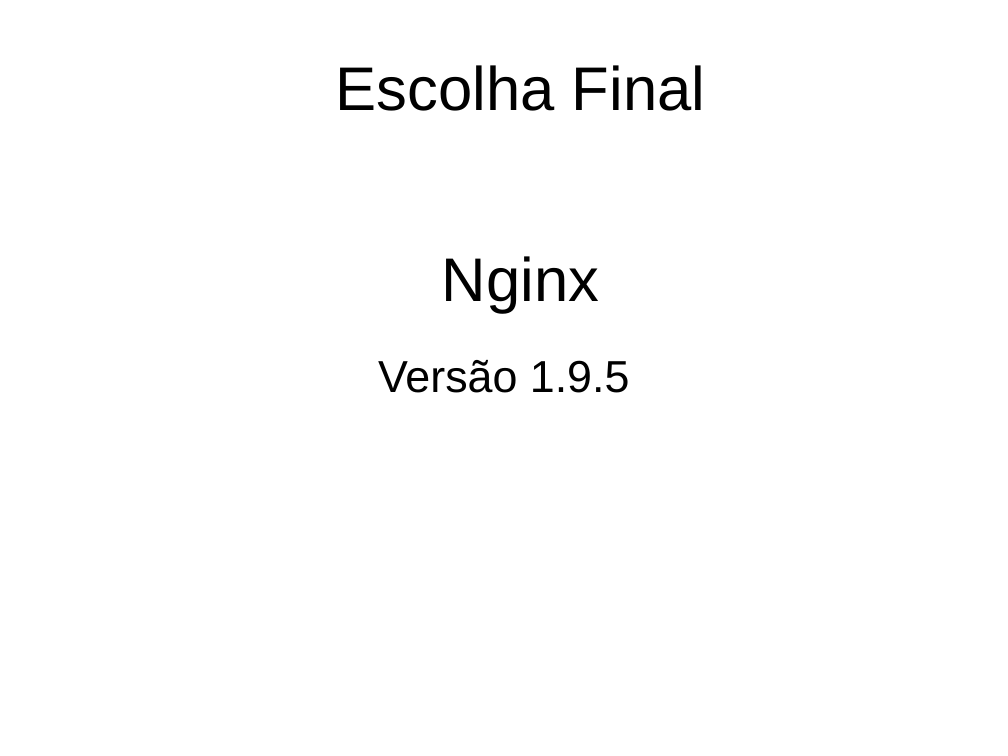
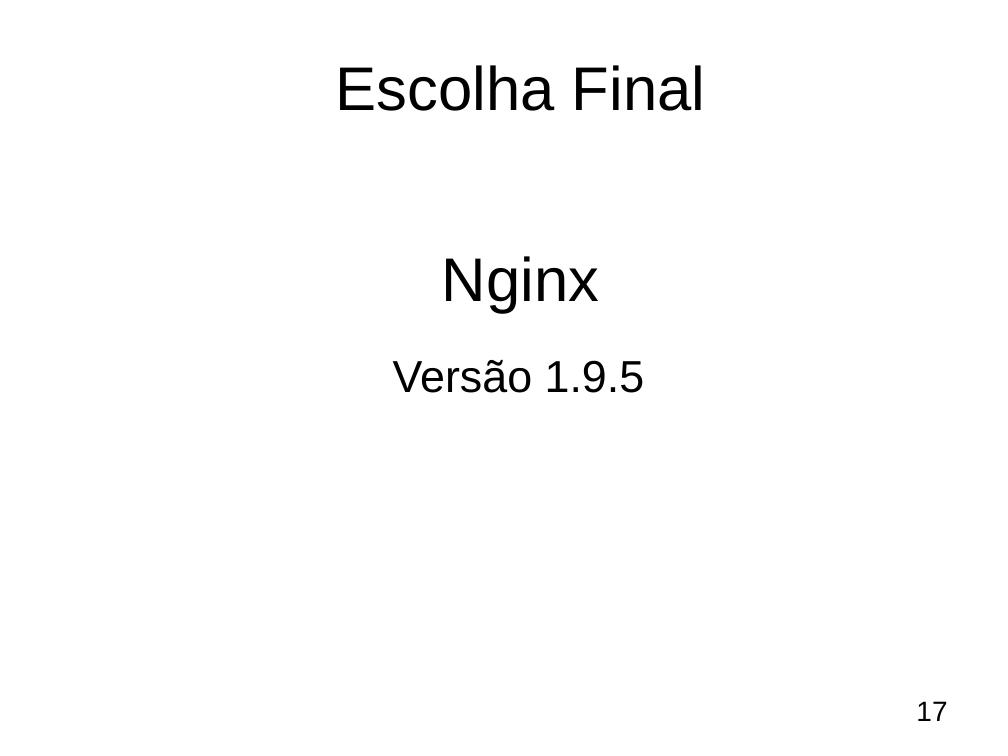
Before and after one commit to pcolenbr/TCC, a slide deck: slide 17 of Apresentação - TCC.ppt. Drawn at 1008x756 pixels with LibreOffice and Linux fonts; fonts in the diff are those of the drawing; background and template pictures are left out. Boxes give left, top, right and bottom in pixels: in the first picture for what was removed or moved away, otherwise in the second. Text is boxed around its words. In the diff, an @@ line names an element or a change of style, - is before the commit and + after.

```diff
--- a/Apresentação - TCC.ppt
+++ b/Apresentação - TCC.ppt
@@ text "Versão 1.9.5": place and size @@
-text "Versão 1.9.5" at (378,360,630,393)
+text "Versão 1.9.5" at (393,360,645,393)
@@ page number added at (916,701,947,721), 20 pt, text #000000 @@
+17
```
Also in this commit, not shown: 32 other slides changed.
